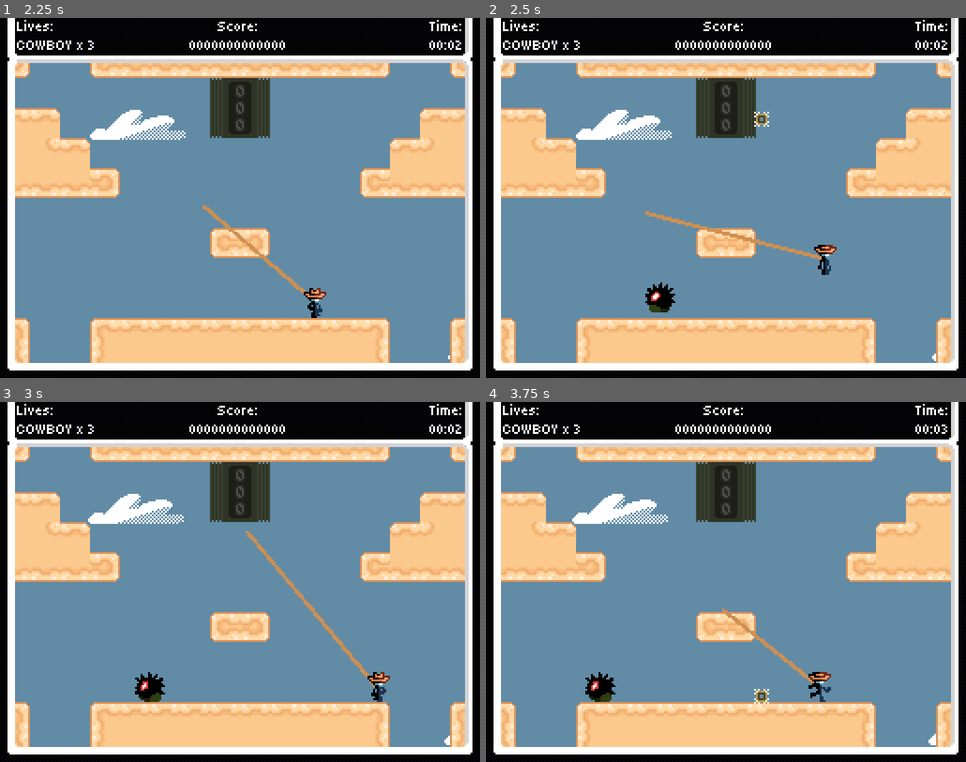
Above: before the commit, frames 1-4 (two rows, left to right).
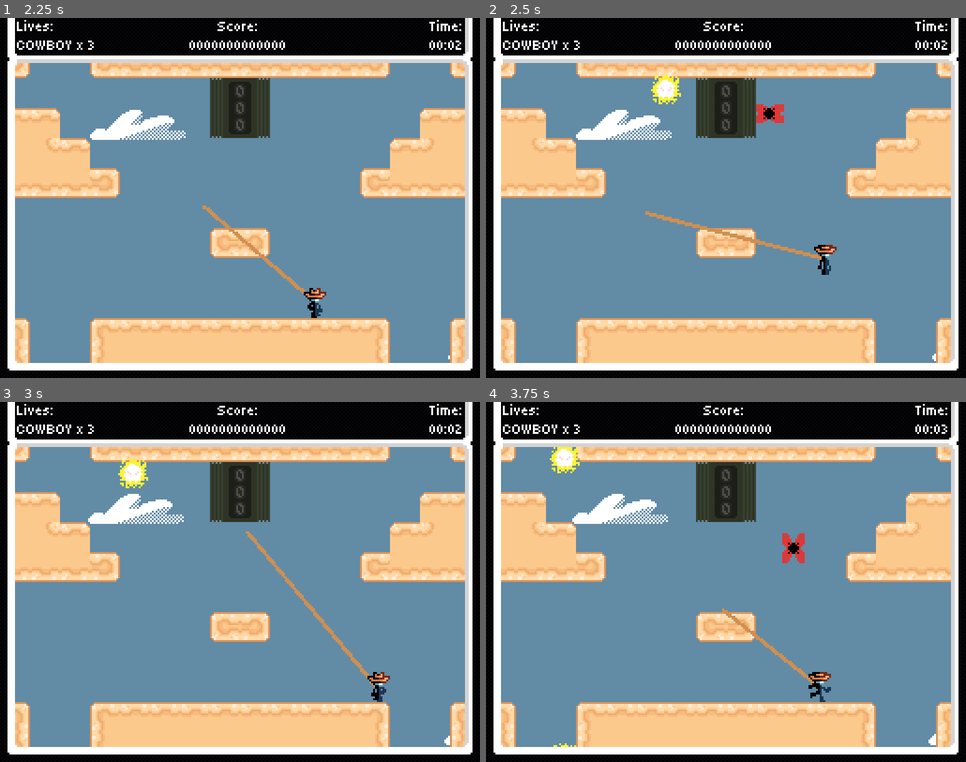
Above: after the commit, the same moments.

Repository: Jcodefox/GMTK-2025
Game: Godot game, scene res://scenes/topscenes/title_topscene.tscn
Same seed, same stepped clock (60 frames per second), same inputs: the game is played once before the commit and once after it.
Inputs (mouse positions are in pixels of both pictures, inside the frame that each line leads up to):
- Up to frame 1 (2.25 s): click "Start Game" at 0.5 s; move the mouse to (345, 180) at 1.27 s; press the mouse at (345, 180) at 1.28 s; hold D (move_right) from 1.28 s (still down); tap Space (move_jump) at 1.52 s; move the mouse to (144, 216) at 2.02 s; release the mouse at (144, 216) at 2.03 s; click (144, 216) at 2.1 s
- Up to frame 2 (2.5 s): keep holding D (move_right); tap Space (move_jump) at 2.27 s
- Up to frame 3 (3 s): move the mouse to (288, 502) at 2.77 s; release D (move_right) at 2.78 s; press the mouse at (288, 502) at 2.78 s; hold A (move_left) from 2.78 s (still down)
- Up to frame 4 (3.75 s): move the mouse to (702, 654) at 3.52 s; release A (move_left) at 3.53 s; release the mouse at (702, 654) at 3.53 s; hold D (move_right) from 3.53 s (still down); click (702, 654) at 3.6 s

Frame 1 is identical in both runs. In frame 2, 1.0% of the frame differs, in the area x 33-63%, y 15-82%; in frame 3, 0.7%; in frame 4, 1.1%, in the area x 13-67%, y 12-96%.

Commit message:
Add Drone

Diff:
--- /dev/null
+++ b/assets/art/enemies/drone_sprite_frames.tres
@@ -0,0 +1,26 @@
+[gd_resource type="SpriteFrames" load_steps=5 format=3 uid="uid://3smv5kx276ei"]
+
+[ext_resource type="Texture2D" uid="uid://bw36ek8pi8ums" path="res://assets/art/enemies/drone_1.png" id="1_71d52"]
+[ext_resource type="Texture2D" uid="uid://c16w6syeskqeg" path="res://assets/art/enemies/drone_2.png" id="2_kbmfr"]
+[ext_resource type="Texture2D" uid="uid://vf0m8ln7e58g" path="res://assets/art/enemies/drone_3.png" id="3_sa2n8"]
+[ext_resource type="Texture2D" uid="uid://c5of238uuusn8" path="res://assets/art/enemies/drone_4.png" id="4_6mhom"]
+
+[resource]
+animations = [{
+"frames": [{
+"duration": 1.0,
+"texture": ExtResource("1_71d52")
+}, {
+"duration": 1.0,
+"texture": ExtResource("2_kbmfr")
+}, {
+"duration": 1.0,
+"texture": ExtResource("3_sa2n8")
+}, {
+"duration": 1.0,
+"texture": ExtResource("4_6mhom")
+}],
+"loop": true,
+"name": &"default",
+"speed": 8.0
+}]
--- /dev/null
+++ b/scenes/prefabs/enemies/drone.tscn
@@ -0,0 +1,24 @@
+[gd_scene load_steps=5 format=3 uid="uid://ca585cxlglnus"]
+
+[ext_resource type="Script" uid="uid://dexve2bhbeyob" path="res://scripts/prefabs/enemy/drone.gd" id="1_66nol"]
+[ext_resource type="SpriteFrames" uid="uid://3smv5kx276ei" path="res://assets/art/enemies/drone_sprite_frames.tres" id="2_66nol"]
+[ext_resource type="PackedScene" uid="uid://8u4a6kbsptoe" path="res://scenes/prefabs/jump_over_check.tscn" id="3_vv46m"]
+
+[sub_resource type="RectangleShape2D" id="RectangleShape2D_ps8f2"]
+size = Vector2(10, 10)
+
+[node name="Drone" type="CharacterBody2D" groups=["enemy"]]
+collision_layer = 4
+collision_mask = 0
+script = ExtResource("1_66nol")
+
+[node name="AnimatedSprite2D" type="AnimatedSprite2D" parent="."]
+sprite_frames = ExtResource("2_66nol")
+autoplay = "default"
+frame_progress = 0.721998
+
+[node name="CollisionShape2D" type="CollisionShape2D" parent="."]
+shape = SubResource("RectangleShape2D_ps8f2")
+
+[node name="JumpOverCheck" parent="." instance=ExtResource("3_vv46m")]
+position = Vector2(0, -15)
--- a/scenes/prefabs/enemies/spikeball.tscn
+++ b/scenes/prefabs/enemies/spikeball.tscn
@@ -7,14 +7,14 @@
 [sub_resource type="RectangleShape2D" id="RectangleShape2D_lj4q4"]
 size = Vector2(5, 5)
 
-[node name="Sproing" type="CharacterBody2D" groups=["can_be_lassod", "enemy"]]
+[node name="Spikeball" type="CharacterBody2D" groups=["can_be_lassod", "enemy"]]
 collision_layer = 4
 collision_mask = 2
 script = ExtResource("1_lj4q4")
 
 [node name="AnimatedSprite2D" type="AnimatedSprite2D" parent="."]
 sprite_frames = ExtResource("2_lj4q4")
-frame_progress = 0.0504328
+frame_progress = 0.154278
 
 [node name="CollisionShape2D" type="CollisionShape2D" parent="." groups=["enemy"]]
 shape = SubResource("RectangleShape2D_lj4q4")
--- a/scenes/prefabs/enemy_spawner.tscn
+++ b/scenes/prefabs/enemy_spawner.tscn
@@ -7,7 +7,8 @@
 [ext_resource type="PackedScene" uid="uid://bpu8ngb4kep74" path="res://scenes/prefabs/enemies/nameless.tscn" id="5_khqpp"]
 [ext_resource type="PackedScene" uid="uid://dtvjbmxdirq5p" path="res://scenes/prefabs/enemies/sproing.tscn" id="6_4m3yh"]
 [ext_resource type="PackedScene" uid="uid://ctme53snp1vub" path="res://scenes/prefabs/enemies/spikeball.tscn" id="7_4d7i5"]
+[ext_resource type="PackedScene" uid="uid://ca585cxlglnus" path="res://scenes/prefabs/enemies/drone.tscn" id="8_7esv8"]
 
 [node name="EnemySpawner" type="Node2D"]
 script = ExtResource("1_2fv7t")
-enemy_scenes = Array[PackedScene]([ExtResource("2_pg5fs"), ExtResource("3_pg5fs"), ExtResource("4_vxkwm"), ExtResource("5_khqpp"), ExtResource("6_4m3yh"), ExtResource("7_4d7i5")])
+enemy_scenes = Array[PackedScene]([ExtResource("2_pg5fs"), ExtResource("3_pg5fs"), ExtResource("4_vxkwm"), ExtResource("5_khqpp"), ExtResource("6_4m3yh"), ExtResource("7_4d7i5"), ExtResource("8_7esv8")])
--- /dev/null
+++ b/scripts/prefabs/enemy/drone.gd
@@ -0,0 +1,33 @@
+extends Enemy
+
+@export var speed: float = 40
+
+var animated_sprite_ghosts: Array[Node2D] = []
+var collision_shape_ghosts: Array[Node2D] = []
+var jump_check_shape_ghosts: Array[Node2D] = []
+
+func _ready() -> void:
+	animated_sprite_ghosts = Globals.make_loop_ghosts_of($AnimatedSprite2D)
+	collision_shape_ghosts = Globals.make_loop_ghosts_of($CollisionShape2D)
+	jump_check_shape_ghosts = Globals.make_loop_ghosts_of($JumpOverCheck/CollisionShape2D)
+
+func _physics_process(delta: float) -> void:
+	super(delta)
+	global_position = Globals.apply_loop_teleport(global_position)
+
+	var desired_direction: Vector2 = Vector2.ZERO
+	if Globals.player != null and Globals.player.is_inside_tree():
+		desired_direction = Globals.convert_to_visible_pos(global_position).direction_to(Globals.convert_to_visible_pos(Globals.player.global_position))
+
+	velocity += desired_direction * 0.75
+	velocity = velocity.normalized() * speed
+
+	move_and_slide()
+
+func set_animation(anim: String) -> void:
+	if $AnimatedSprite2D.animation != anim:
+		$AnimatedSprite2D.play(anim)
+
+	for sprite in animated_sprite_ghosts:
+		if sprite.animation != anim:
+			sprite.play(anim)
Not shown: 1 places in scenes/prefabs/enemy_spawner.tscn that only renumber resources
Not shown, added: scripts/prefabs/enemy/drone.gd.uid
